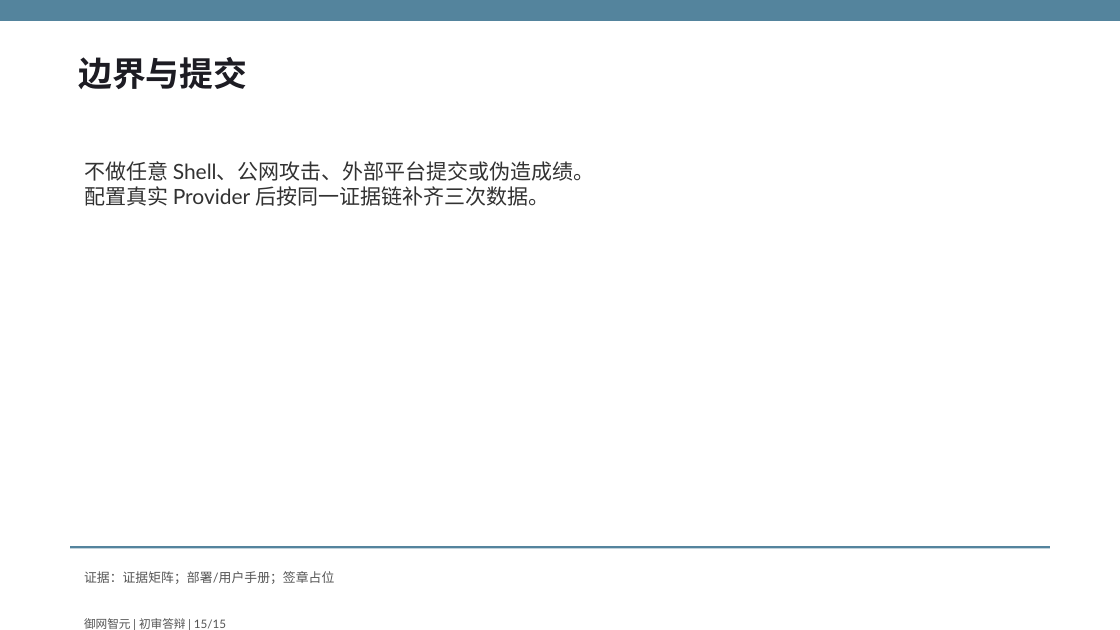
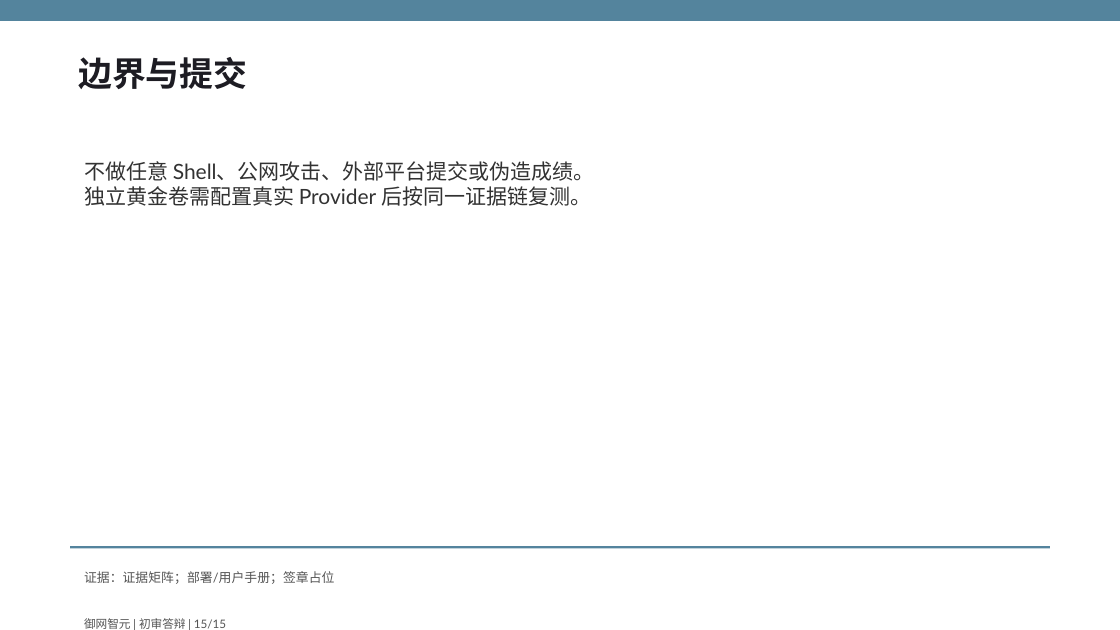
Before and after one commit to fuyao0612/gdaib-ctf-agent, a slide deck: slide 15 of output/submission/御网智元-初审答辩.pptx. Drawn at 1120x630 pixels with LibreOffice and Linux fonts; fonts in the diff are those of the drawing. Boxes give left, top, right and bottom in pixels: in the first picture for what was removed or moved away, otherwise in the second. Text is boxed around its words. In the diff, an @@ line names an element or a change of style, - is before the commit and + after.

Commit message:
docs: record default workspace provider evaluation

```diff
--- a/output/submission/御网智元-初审答辩.pptx
+++ b/output/submission/御网智元-初审答辩.pptx
@@ text at (84, 186, 591, 206): text changed @@
-配置真实 Provider 后按同一证据链补齐三次数据。
+独立黄金卷需配置真实 Provider 后按同一证据链复测。
```
Also in this commit, not shown: 1 other slide changed, 4 other files.
